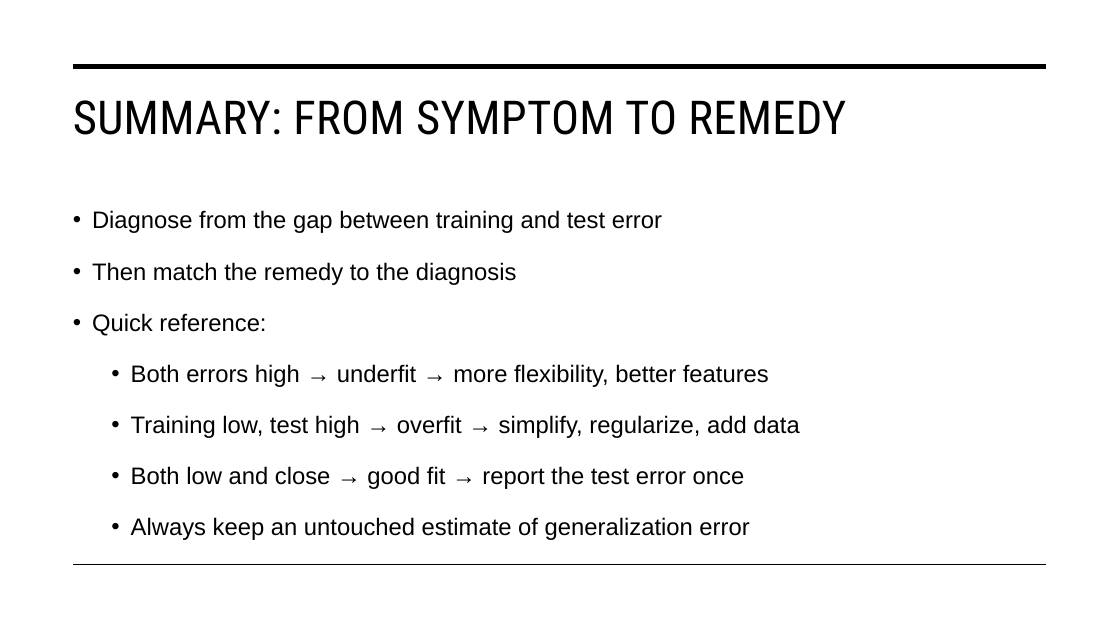
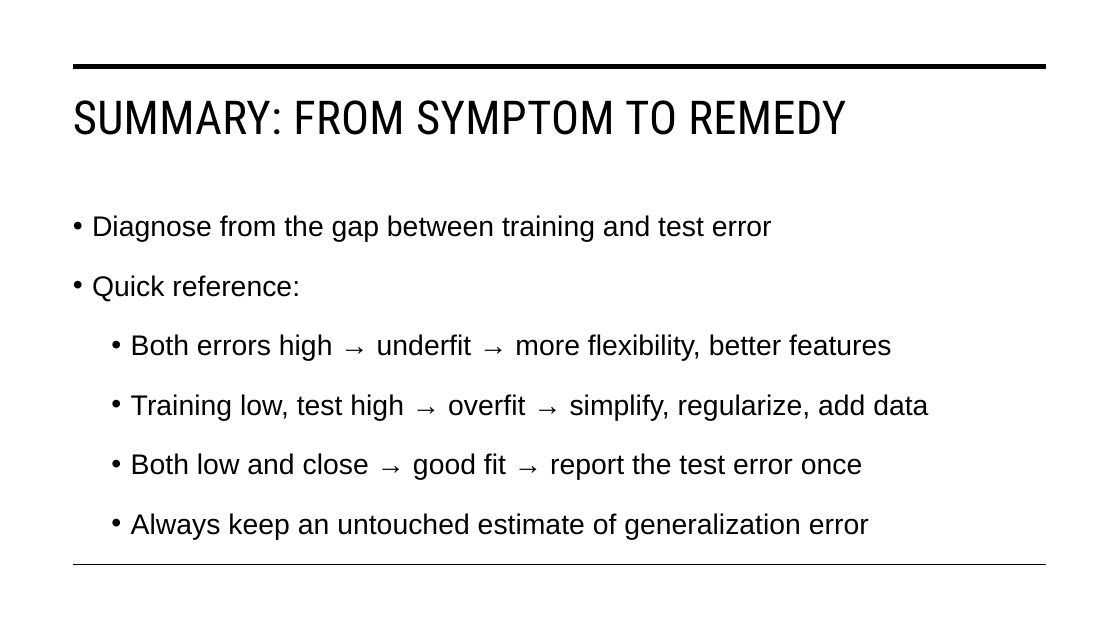
Before and after one commit to STAT-486-Fall-2026/course-content, a slide deck: slide 25 of slides/05-model-fitting.pptx (slide 26 before the commit). Drawn at 1120x630 pixels with LibreOffice and Linux fonts; fonts in the diff are those of the drawing. Boxes give left, top, right and bottom in pixels: in the first picture for what was removed or moved away, otherwise in the second. Text is boxed around its words. In the diff, an @@ line names an element or a change of style, - is before the commit and + after.

```diff
--- a/slides/05-model-fitting.pptx
+++ b/slides/05-model-fitting.pptx
@@ text "Diagnose from the gap between ..." at (92, 215, 928, 540): size 20.4 to 24.3 pt; line spacing 0.9 to 1 @@
@@ text at (92, 262, 517, 285): paragraph removed @@
-• Then match the remedy to the diagnosis
```
Also in this commit, not shown: 2 other slides changed, 1 slide removed, 1 other file.
